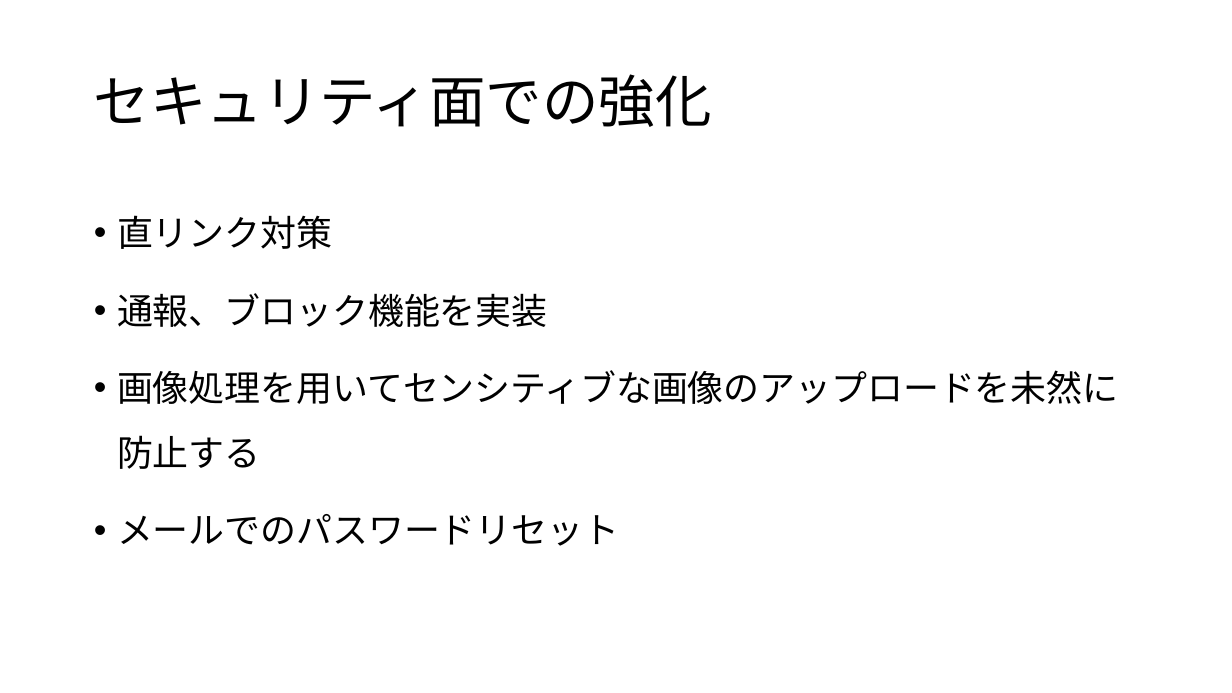
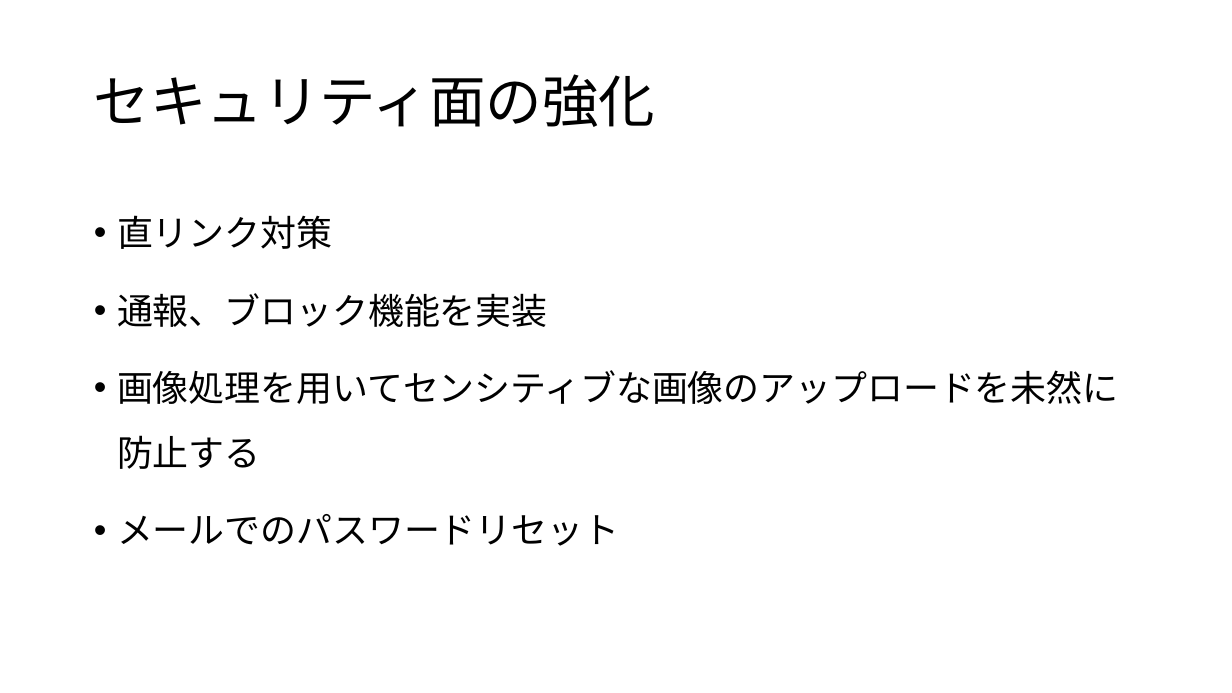
Before and after one commit to tetsu9179/TheaterRoom, a slide deck: slide 8 of 発表会資料.pptx (slide 6 before the commit). Drawn at 1232x693 pixels with LibreOffice and Linux fonts; fonts in the diff are those of the drawing. Boxes give left, top, right and bottom in pixels: in the first picture for what was removed or moved away, otherwise in the second. Text is boxed around its words. In the diff, an @@ line names an element or a change of style, - is before the commit and + after.

```diff
--- a/発表会資料.pptx
+++ b/発表会資料.pptx
@@ title at (x1=94, y1=74, x2=655, y2=127): text changed @@
-セキュリティ面での強化
+セキュリティ面の強化
```
Also in this commit, not shown: 3 other slides changed, 3 slides added, 1 slide removed.
